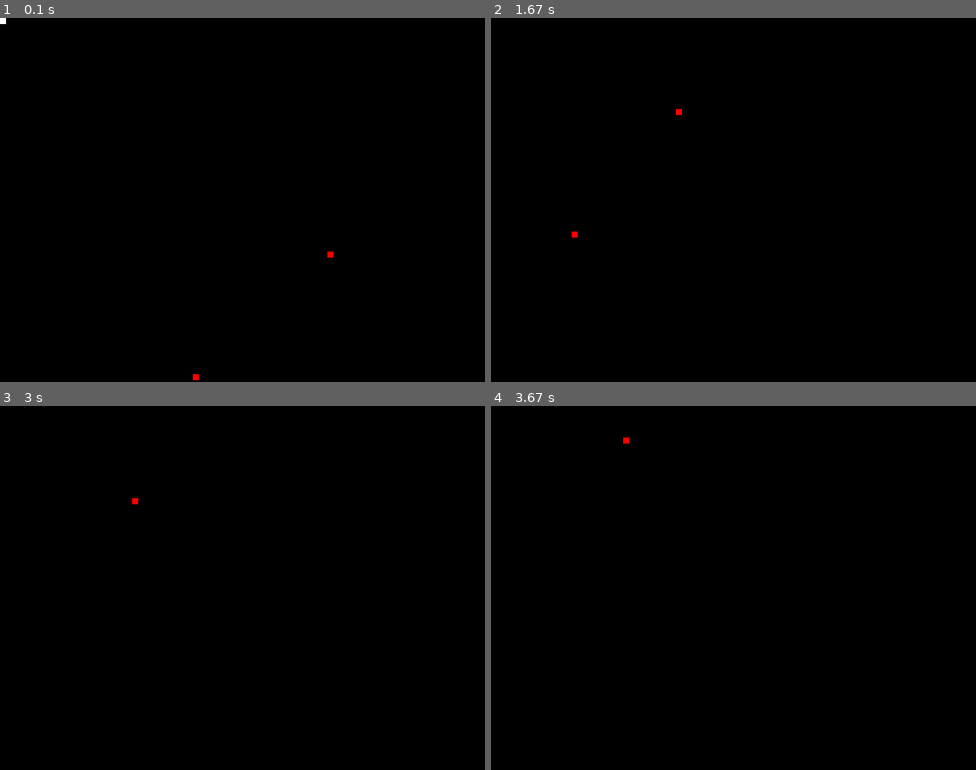
Above: before the commit, frames 1-4 (two rows, left to right).
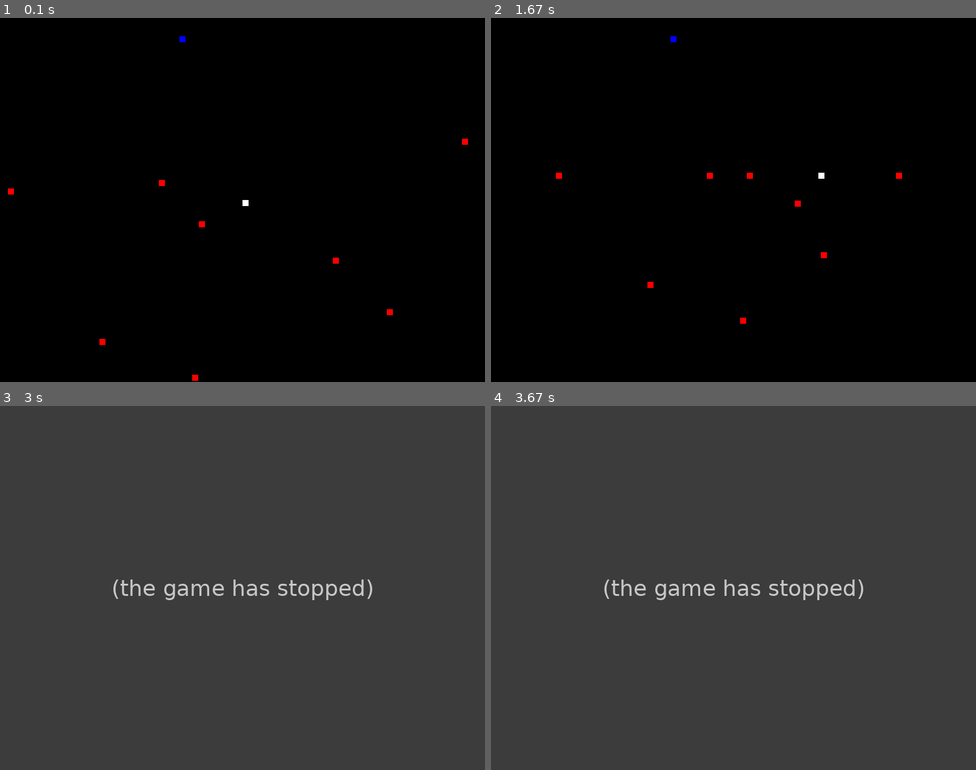
Above: after the commit, the same moments.

Repository: tahmed5/pygame_fun
Game: pygame game, started from main.py
The game is run twice, just before and just after one commit, with the same random seed, the same clock (stepped at 60 frames per second) and the same inputs.
Inputs:
- Up to frame 1 (0.1 s): no input
- Up to frame 2 (1.67 s): hold Right 0.33-0.8 s; hold Up 0.83-1.13 s; hold Right 1.17-1.63 s
- Up to frame 3 (3 s): hold Right 1.67-2.2 s
- Up to frame 4 (3.67 s): no input

The runs differ from the first frame. In frame 1, 0.2% of the frame differs, in the area x 0-97%, y 0-100%; in frame 2, 0.2%; in frame 3, 100%, in the area x 0-100%, y 0-100%; in frame 4, 100%.
After the commit the program exited at 2.23 s; later frames show no game.

Commit message:
Add files via upload

Diff:
--- a/main.py
+++ b/main.py
@@ -5,6 +5,7 @@
 pygame.init()
 black = (0,0,0)
 white = (255,255,255)
+blue = (0,0,255)
 red = (255,0,0)
 gameloop = True
 board = pygame.display.set_mode((width,height))
@@ -21,48 +22,102 @@
         self.height = 10
 
     def draw(self):
+        if self.x <= 0:
+            self.x = 0 + (self.width/2)
+        if self.x >= width - self.width:
+            self.x = width - (self.width)
+        if self.y <= 0:
+            self.y = 0 + (self.height/2)
+        if self.y >= height - self.height:
+            self.y = height - (self.height)
+        print(self.x)
+        print(self.y)
         self.x += smoothx
         self.y += smoothy
         pygame.draw.rect(board,white,(self.x,self.y,self.width,self.height))
 
+player = user(int(width/2),int(height/2))
+
 class robot:
     def __init__(self):
-        self.x = random.randint(0,width)
-        self.y = random.randint(0, height)
+        x = list(range(0, width))
+        y = list(range(0,height))
+        for i in range(10):
+            x.pop(player.x - i)
+            x.pop(player.x + i)
+        for i in range(10):
+            y.pop(player.y - i)
+            y.pop(player.y + i)
+
+        self.x = random.choice(x)
+        self.colour = red
+        self.y = random.choice(y)
+        self.ground = False
         self.width = 10
         self.height = 10
 
     def generate_bots(self):
-        pygame.draw.rect(board,red,(self.x,self.y,self.width,self.height))
+        pygame.draw.rect(board,self.colour,(self.x,self.y,self.width,self.height))
 
     def pathfinding(self):
-        if player.x > self.x:
-            self.x += 5
-        if player.x < self.x:
-            self.x -= 5
-        if player.y > self.y:
-            self.y += 5
-        if player.y < self.y:
-            self.y -= 5
+        if self.x <= 0:
+            self.x = 0 + (self.width/2)
+        if self.x >= width - self.width:
+            self.x = width - (self.width)
+        if self.y <= 0:
+            self.y = 0 + (self.height/2)
+        if self.y >= height - self.height:
+            self.y = height - (self.height)
+        if self.ground != True:
+            if player.x > self.x:
+                self.x += 2
+            if player.x < self.x:
+                self.x -= 2
+            if player.y > self.y:
+                self.y += 2
+            if player.y < self.y:
+                self.y -= 2
 
-    def collision_detection(self, other):
+    def scrap_pile(self,other):
+        self.ground = True
+        self.colour = blue
+        if other in bots:
+            bots.remove(other)
+        pygame.draw.rect(board,blue,(self.x,self.y,self.width,self.height))
+
+
+class collision:
+    def __init__():
+        super().__init__()
+
+    def bot_collision_detection(self, other):
         if other.x + other.width >= self.x >= other.x and other.y + other.height >= self.y >= other.y:
-            pass
+            robot.scrap_pile(self,other)
         if other.x + other.width >= self.x + self.width >= other.x and other.y + other.height >= self.y >= other.y:
-            pass
+            robot.scrap_pile(self,other)
         if other.x + other.width >= self.x >= other.x and other.y + other.height >= self.y + self.height >= other.y:
-            pass
+            robot.scrap_pile(self,other)
         if other.x + other.width >= self.x + self.width>= other.x and other.y + other.height >= self.y  + self.height >= other.y:
-            pass
+            robot.scrap_pile(self,other)
+
+    def user_collision_detection(self, other):
+        global gameloop
+        if other.x + other.width >= self.x >= other.x and other.y + other.height >= self.y >= other.y:
+            gameloop = False
+        if other.x + other.width >= self.x + self.width >= other.x and other.y + other.height >= self.y >= other.y:
+            gameloop = False
+        if other.x + other.width >= self.x >= other.x and other.y + other.height >= self.y + self.height >= other.y:
+            gameloop = False
+        if other.x + other.width >= self.x + self.width>= other.x and other.y + other.height >= self.y  + self.height >= other.y:
+            gameloop = False
 
 smoothx,smoothy = 0,0
 
-bots = [robot() for x in range(2)]
+bots = [robot() for x in range(10)]
 
 
 fps = pygame.time.Clock()
 
-player = user(0,0)
 
 
 while gameloop == True:
@@ -96,10 +151,12 @@
         robot.pathfinding(bot)
         for x in bots:
             if bot != x:
-                robot.collision_detection(bot,x)
+                collision.bot_collision_detection(bot,x)
+                collision.user_collision_detection(player,x)
+
 
     player.draw()
     pygame.display.flip()
 
-
+print('Thank You For Playing')
 pygame.quit()
